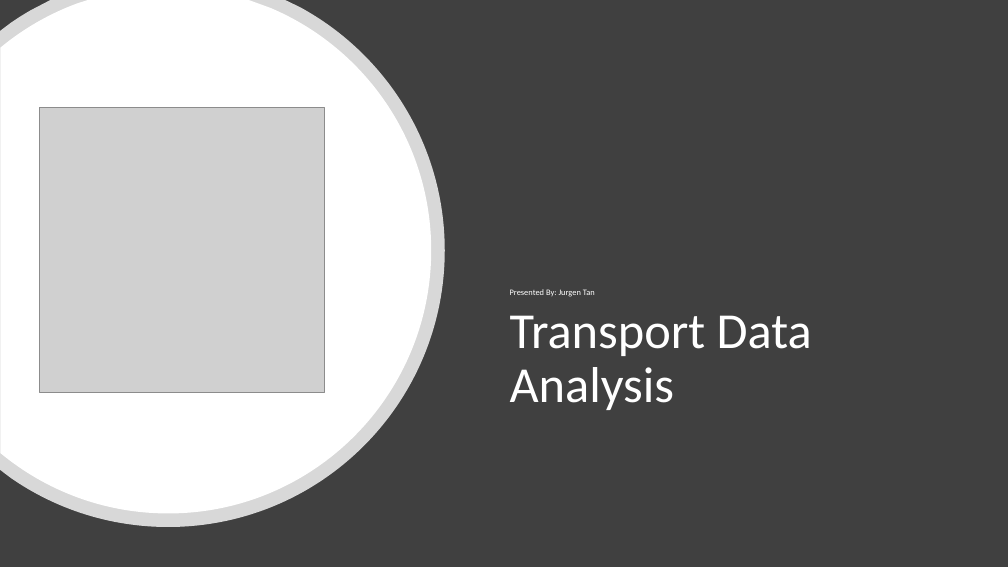
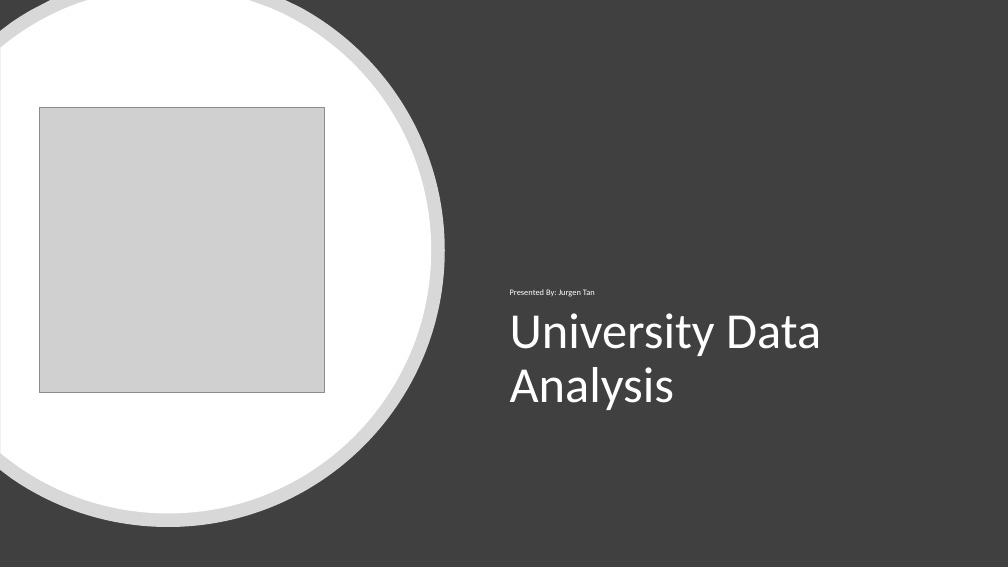
Before and after one commit to jurgen-tan-git/PDS-Assignments, a slide deck: slide 1 of Assignment 2/JurgenTan_CA2.pptx. Drawn at 1008x567 pixels with LibreOffice and Linux fonts; fonts in the diff are those of the drawing; grey boxes stand for pictures. Boxes give left, top, right and bottom in pixels: in the first picture for what was removed or moved away, otherwise in the second. Text is boxed around its words. In the diff, an @@ line names an element or a change of style, - is before the commit and + after.

```diff
--- a/Assignment 2/JurgenTan_CA2.pptx
+++ b/Assignment 2/JurgenTan_CA2.pptx
@@ title at <box>510,313,821,410</box>: text changed @@
-Transport Data Analysis
+University Data Analysis
```
Also in this commit, not shown: 13 other slides changed, 1 slide added, 1 slide removed, 32 other files.
